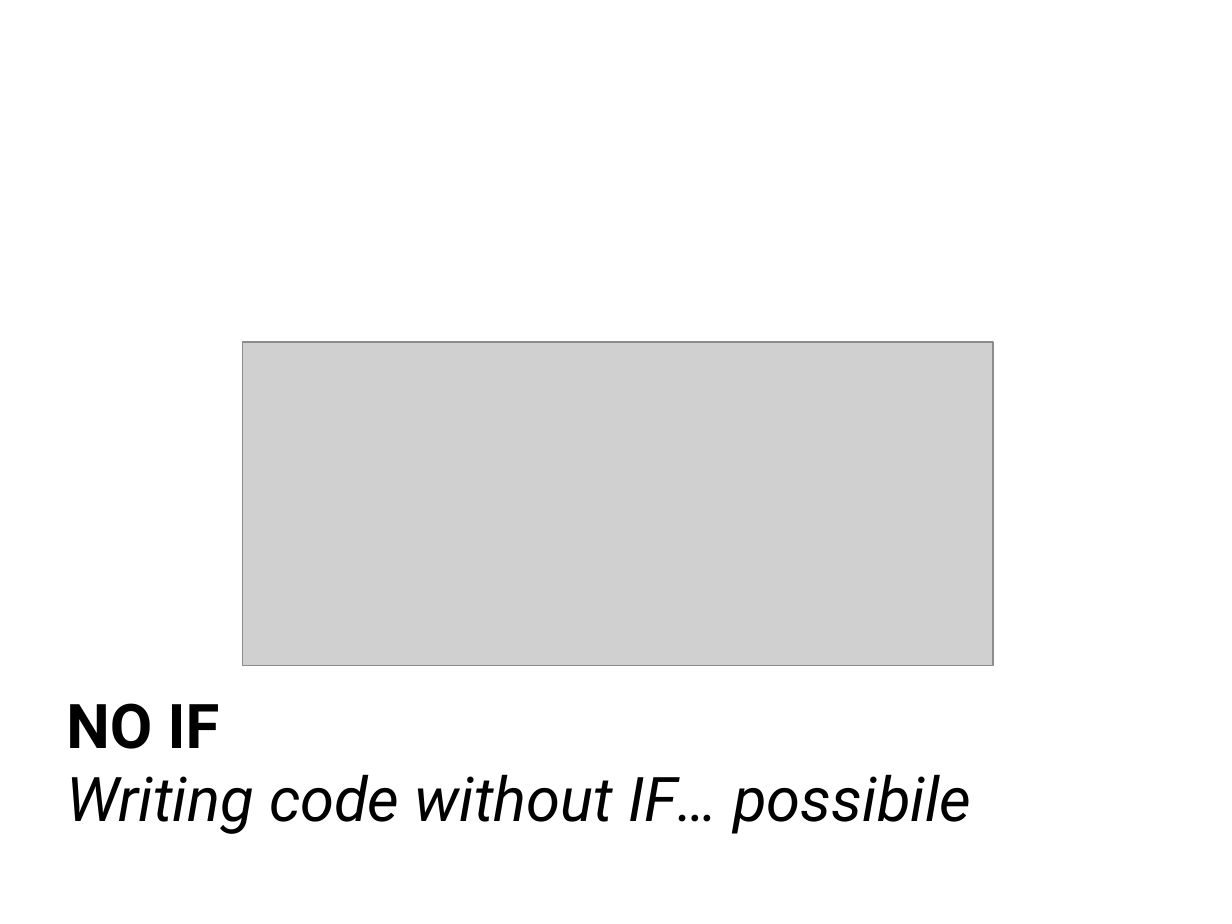
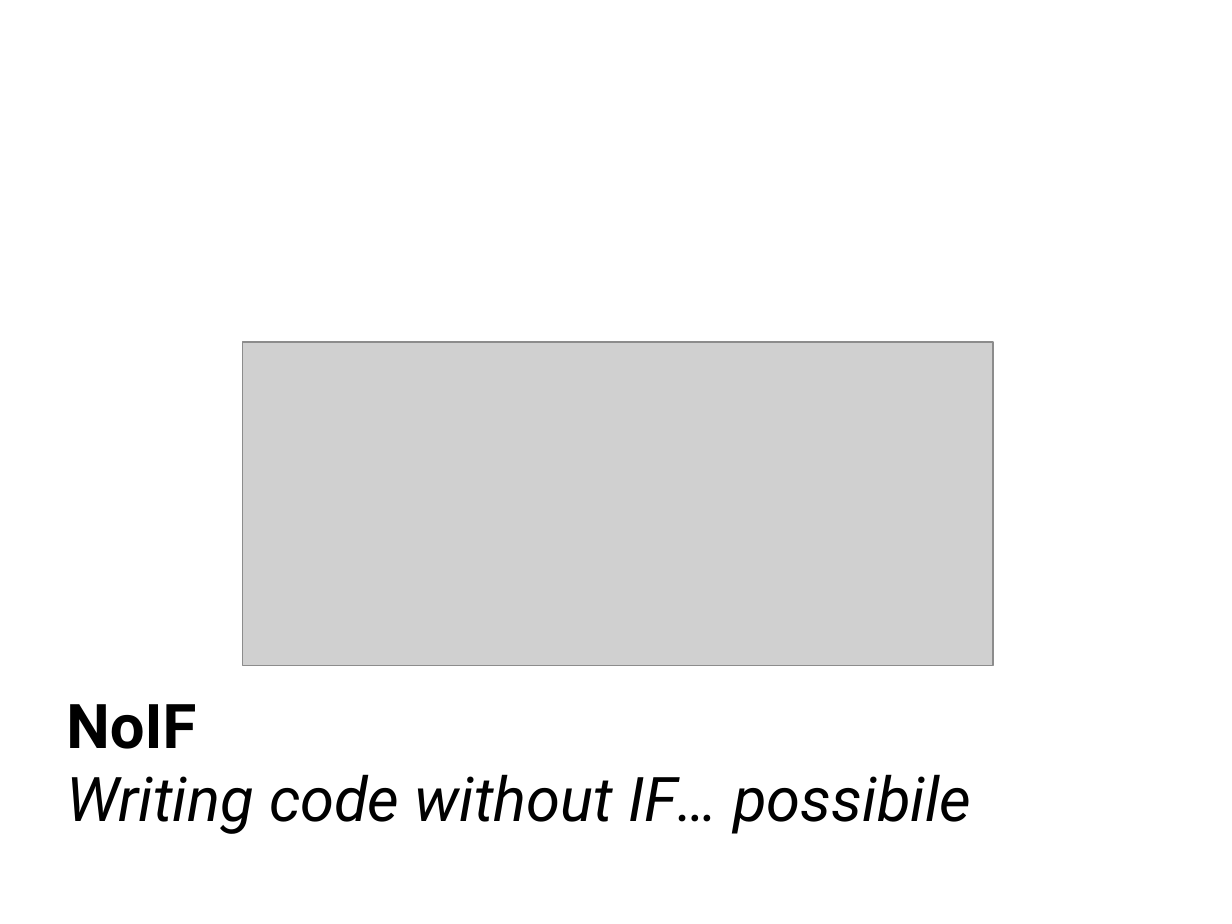
Before and after one commit to franco-melandri/NoIF, a slide deck: slide 2 of docs/noif.pptx. Drawn at 1232x924 pixels with LibreOffice and Linux fonts; fonts in the diff are those of the drawing; grey boxes stand for pictures; background and template pictures are left out. Boxes give left, top, right and bottom in pixels: in the first picture for what was removed or moved away, otherwise in the second. Text is boxed around its words. In the diff, an @@ line names an element or a change of style, - is before the commit and + after.

```diff
--- a/docs/noif.pptx
+++ b/docs/noif.pptx
@@ text at <box>66,704,196,749</box>: text changed @@
-NO IF
+NoIF
```
Also in this commit, not shown: 4 other slides changed.
